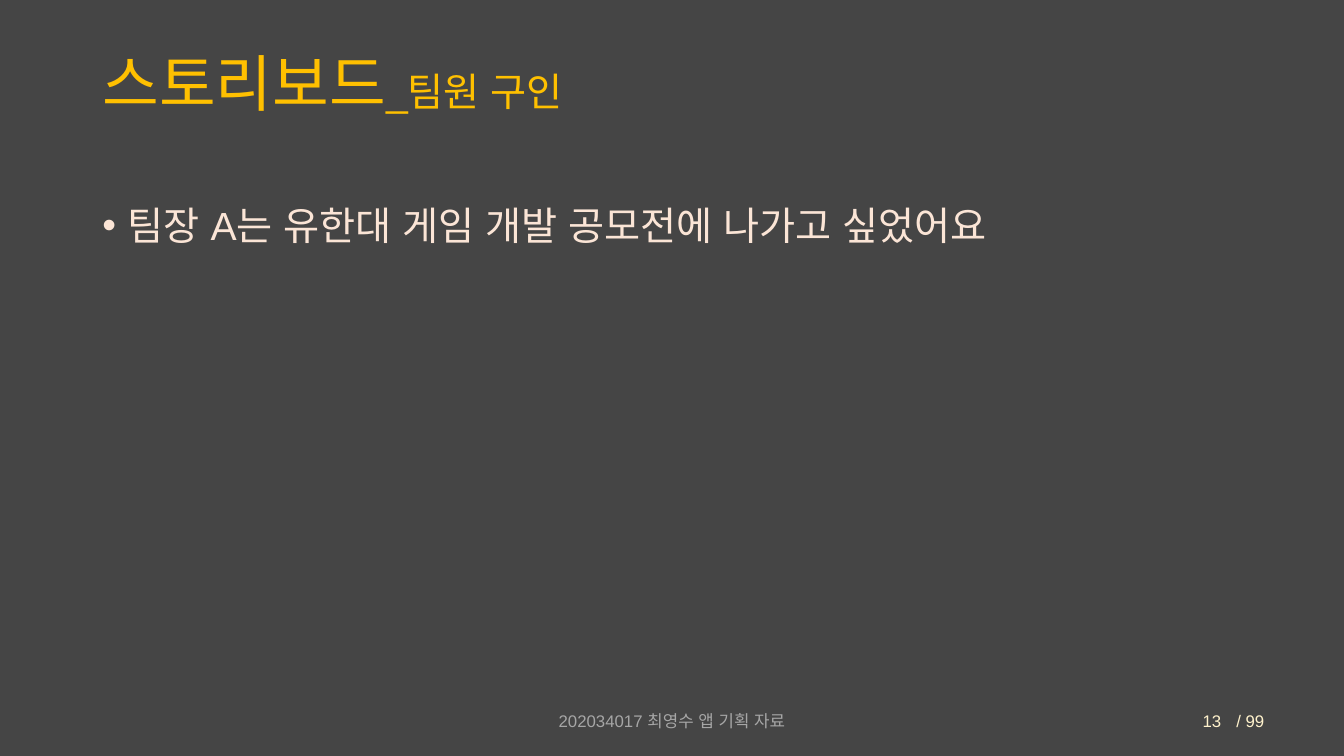
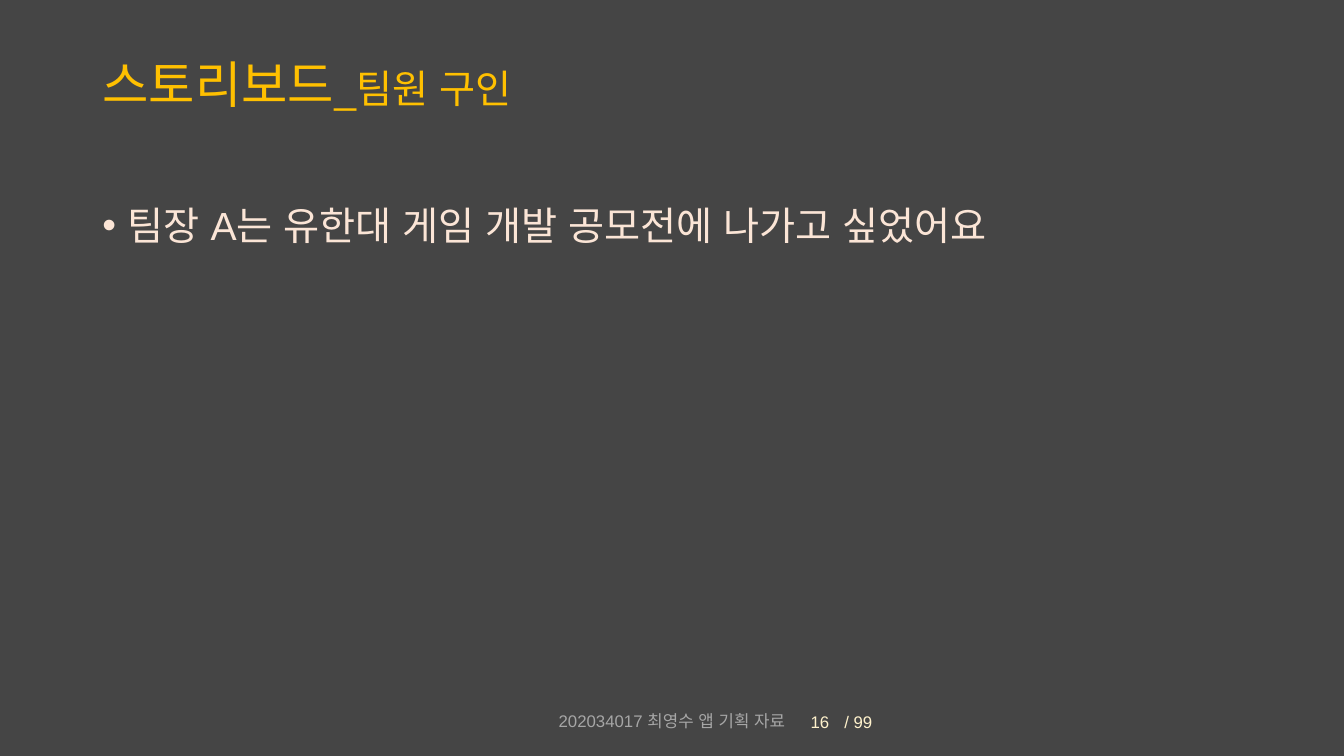
Before and after one commit to Chronos410/PartyCompetition, a slide deck: slide 16 of 대충 설계도.pptx (slide 13 before the commit). Drawn at 1344x756 pixels with LibreOffice and Linux fonts; fonts in the diff are those of the drawing. Boxes give left, top, right and bottom in pixels: in the first picture for what was removed or moved away, otherwise in the second. Text is boxed around its words. In the diff, an @@ line names an element or a change of style, - is before the commit and + after.

```diff
--- a/대충 설계도.pptx
+++ b/대충 설계도.pptx
@@ title "스토리보드_팀원 구인" at <box>102,61,511,111</box>: size 44 to 36 pt in "스토리보드_팀원" @@
@@ text "/ 99": place and size @@
-text "/ 99" at <box>1246,715,1265,727</box>
+text "/ 99" at <box>854,716,873,728</box>
@@ page number added at <box>811,716,830,728</box>, 12 pt, text #FFF2CC @@
+16
@@ page number removed at <box>1203,715,1222,727</box> @@
-13
```
Also in this commit, not shown: 17 other slides changed, 4 slides added, 3 other files.
